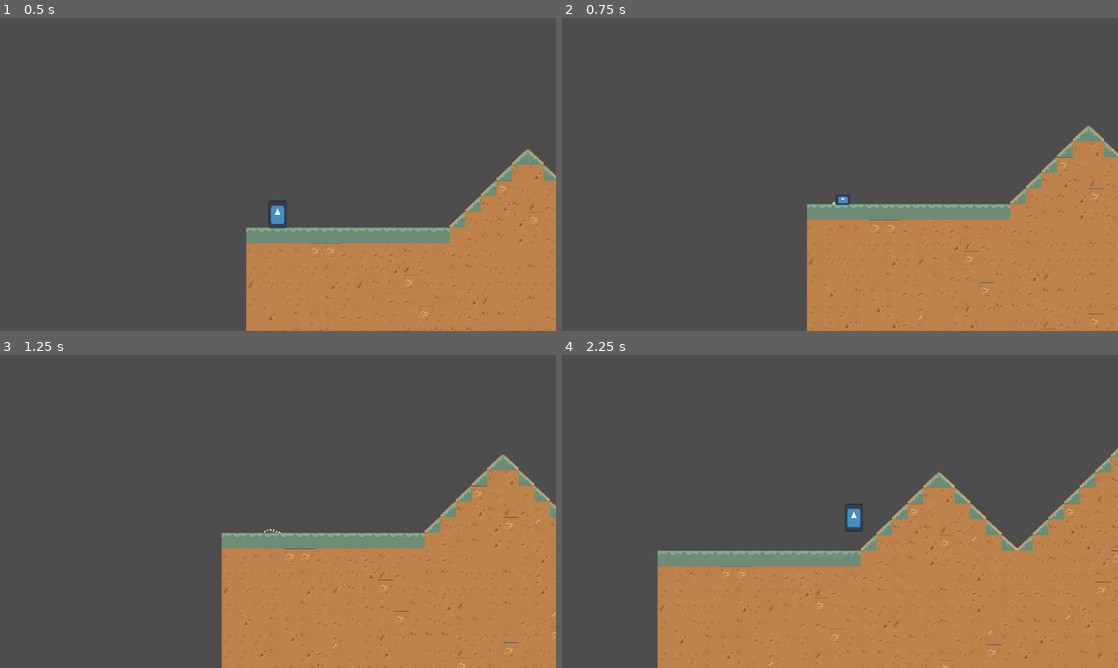
Above: before the commit, frames 1-4 (two rows, left to right).
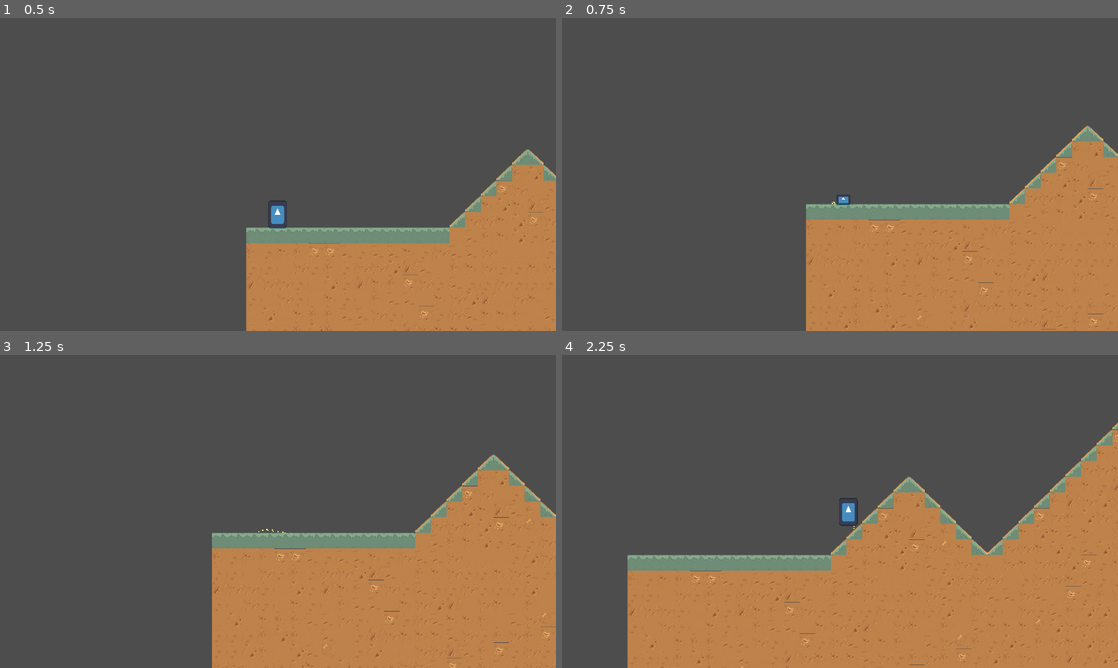
Above: after the commit, the same moments.

Repository: dzfrias/gladiator
Game: Godot game, scene res://scenes/mission.tscn
The game is run twice, just before and just after one commit, with the same random seed, the same clock (stepped at 60 frames per second) and the same inputs. This scene is started directly instead of the project's main scene. The engine's default icon, where the game draws it, is replaced by a stand-in: a white triangle on a blue panel in a dark square. Sound files missing from this copy of the repository are replaced by a short silence.
Inputs (mouse positions are in pixels of both pictures, inside the frame that each line leads up to):
- Up to frame 1 (0.5 s): no input
- Up to frame 2 (0.75 s): move the mouse to (812, 237) at 0.52 s; hold D (right) from 0.53 s (still down); hold S (crouch) from 0.53 s (still down)
- Up to frame 3 (1.25 s): keep holding D (right); keep holding S (crouch); tap Space (jump) at 0.77, 1.07 s
- Up to frame 4 (2.25 s): move the mouse to (1006, 558) at 1.27 s; release S (crouch) at 1.28 s; click (1006, 558) at 1.35 s; tap Space (jump) at 1.52, 1.82 s; move the mouse to (673, 464) at 2.02 s; release D (right) at 2.03 s; hold A (left) from 2.03 s (still down); hold I (interact) from 2.03 s (still down)

Frame 1 is identical in both runs. In frame 2, 0.7% of the frame differs, in the area x 43-100%, y 34-100%; in frame 3, 2.9%; in frame 4, 9.7%, in the area x 11-100%, y 21-100%.

Commit message:
Improve player acceleration values

Diff:
--- a/resources/player_movement_settings.tres
+++ b/resources/player_movement_settings.tres
@@ -5,8 +5,8 @@
 [resource]
 script = ExtResource("1_rcu7e")
 move_speed = 300.0
-move_acceleration = 500.0
-move_deceleration = 800.0
+move_acceleration = 900.0
+move_deceleration = 1500.0
 crouch_move_speed = 75.0
 shield_move_speed = 100.0
 direction_change_factor = 3.0
